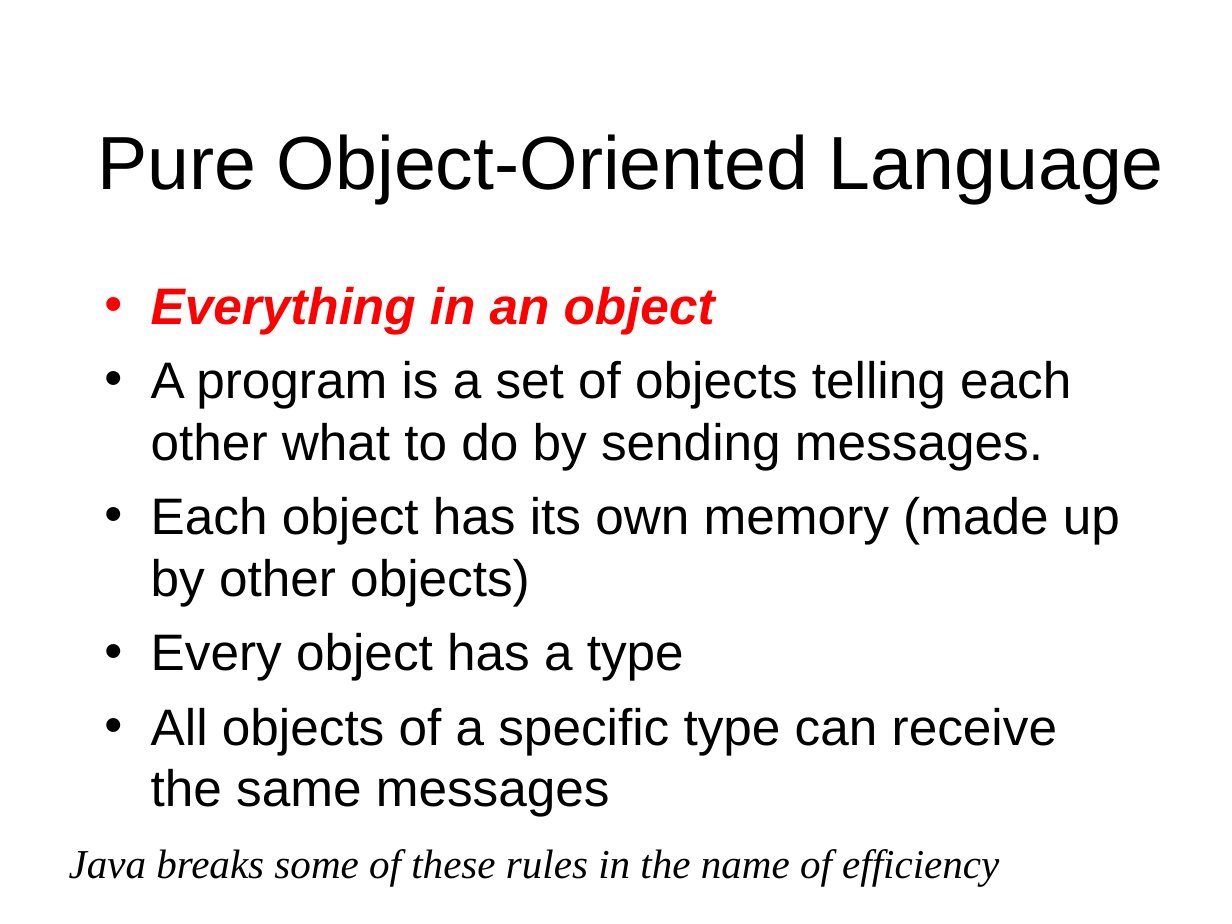
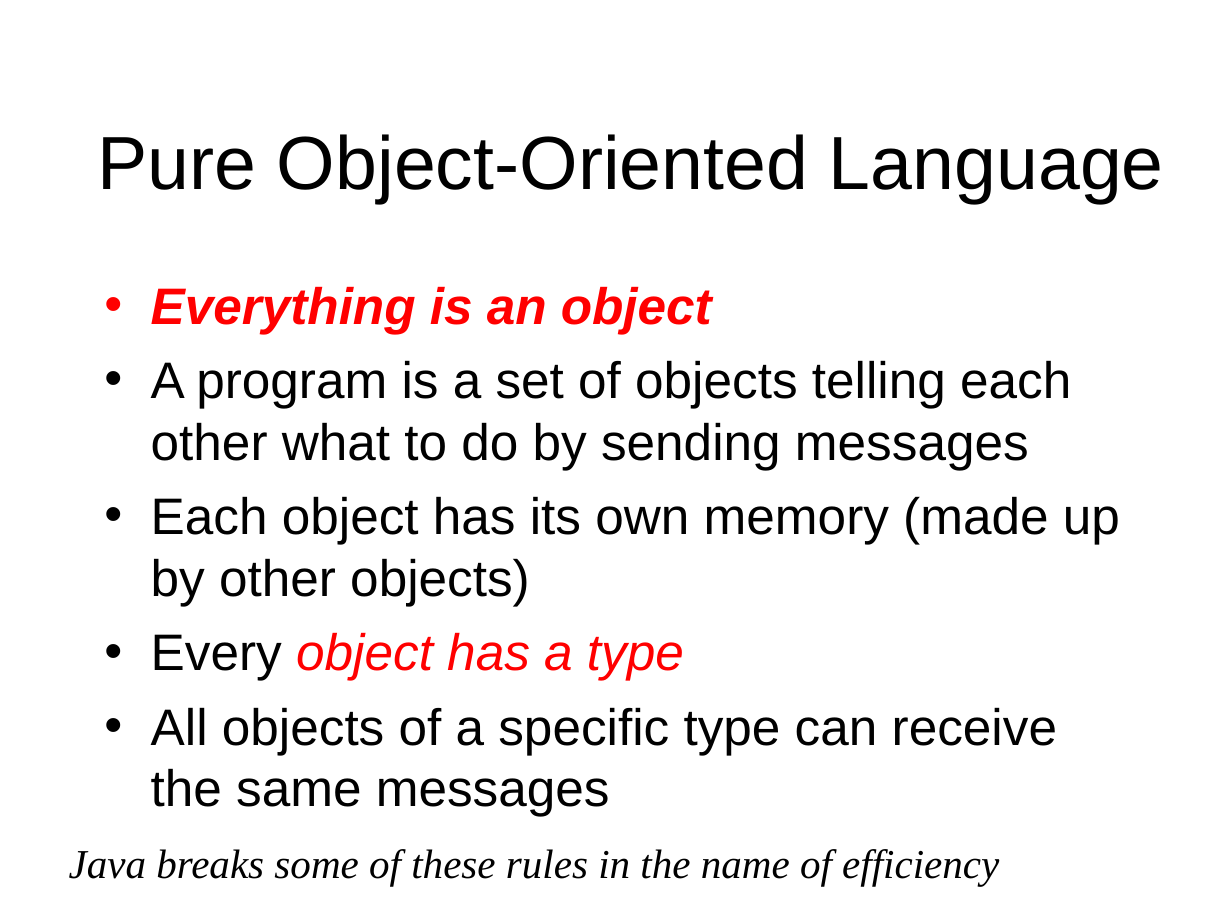
Before and after one commit to octaviordz/zjnu2017.github.io, a slide deck: slide 11 of OOP/lectures/020--Java.Basics.ppt. Drawn at 1232x924 pixels with LibreOffice and Linux fonts; fonts in the diff are those of the drawing. Boxes give left, top, right and bottom in pixels: in the first picture for what was removed or moved away, otherwise in the second. Text is boxed around its words. In the diff, an @@ line names an element or a change of style, - is before the commit and + after.

```diff
--- a/OOP/lectures/020--Java.Basics.ppt
+++ b/OOP/lectures/020--Java.Basics.ppt
@@ text at box(151, 286, 1071, 470): text changed @@
-• Everything in an object
-• A program is a set of objects telling each other what to do by sending messages.
+• Everything is an object
+• A program is a set of objects telling each other what to do by sending messages
@@ text at box(151, 632, 684, 680): text colour #000000 to #FF0000, italic on in "object has a type" @@
```
Also in this commit, not shown: 18 other slides changed, 4 slides added, 5 other files.
